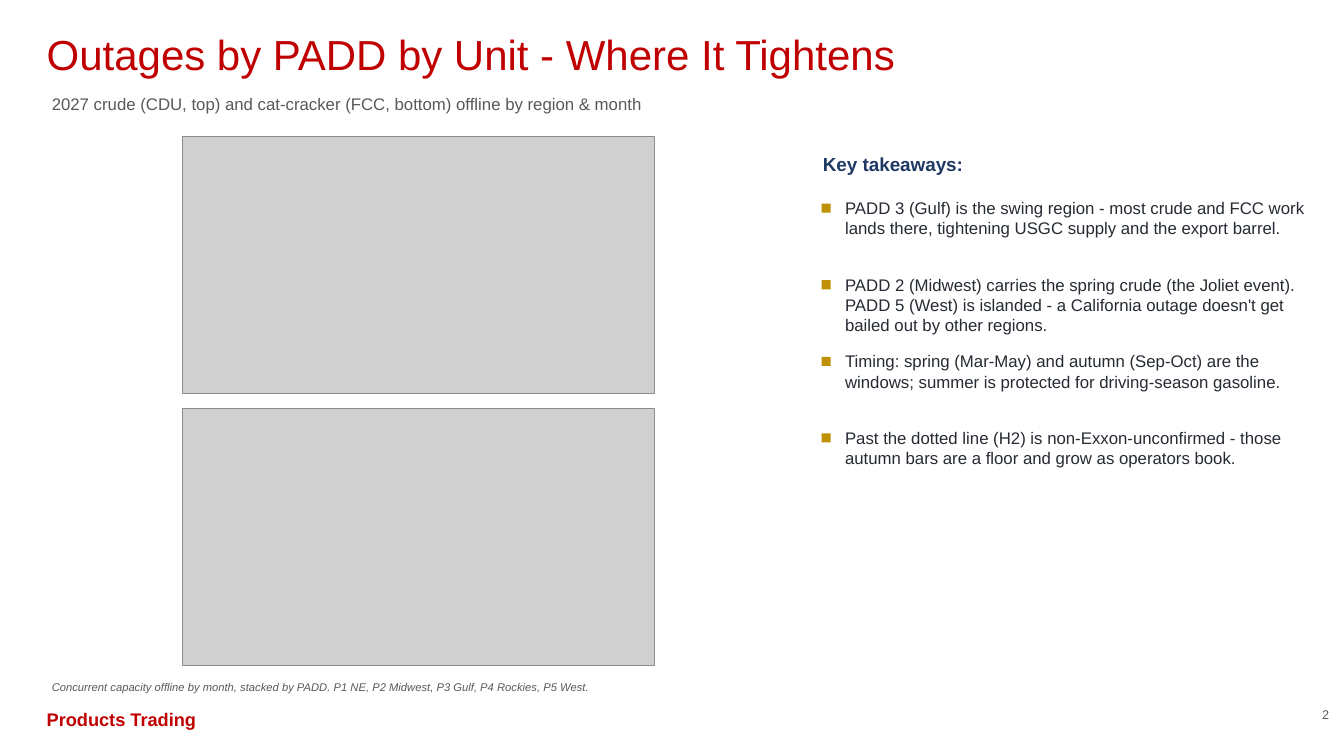
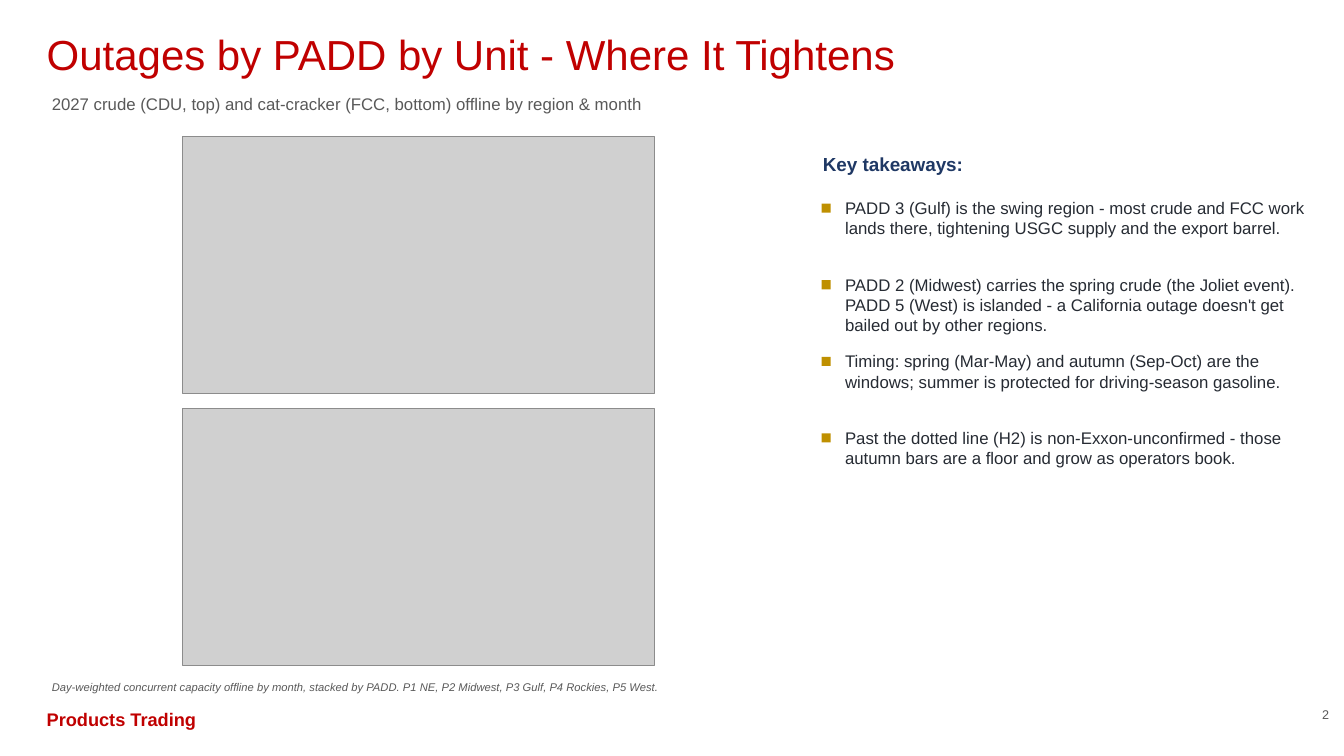
Before and after one commit to HoldenCole/Outages-script, a slide deck: slide 3 of output/outage_deck.pptx. Drawn at 1344x756 pixels with LibreOffice and Linux fonts; fonts in the diff are those of the drawing; grey boxes stand for pictures. Boxes give left, top, right and bottom in pixels: in the first picture for what was removed or moved away, otherwise in the second. Text is boxed around its words. In the diff, an @@ line names an element or a change of style, - is before the commit and + after.

```diff
--- a/output/outage_deck.pptx
+++ b/output/outage_deck.pptx
@@ text at bbox=[52, 683, 657, 694]: text changed @@
-Concurrent capacity offline by month, stacked by PADD. P1 NE, P2 Midwest, P3 Gulf, P4 Rockies, P5 West.
+Day-weighted concurrent capacity offline by month, stacked by PADD. P1 NE, P2 Midwest, P3 Gulf, P4 Rockies, P5 West.
```
Also in this commit, not shown: 1 other slide changed, 2 other files.
